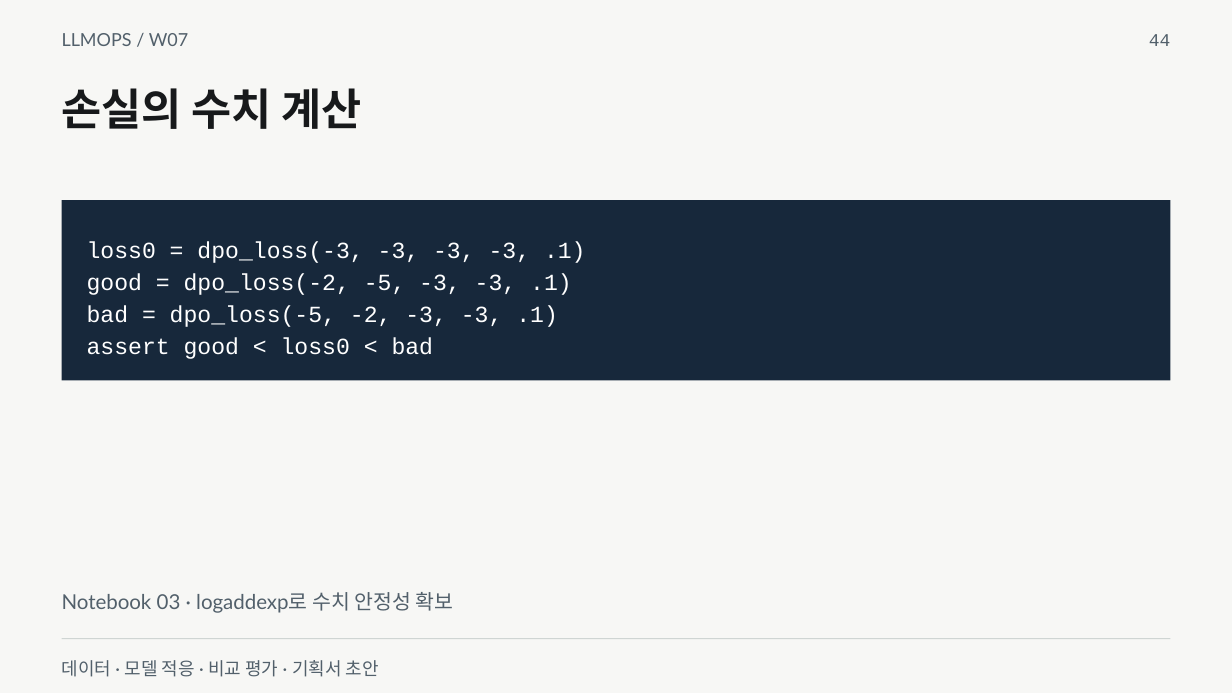
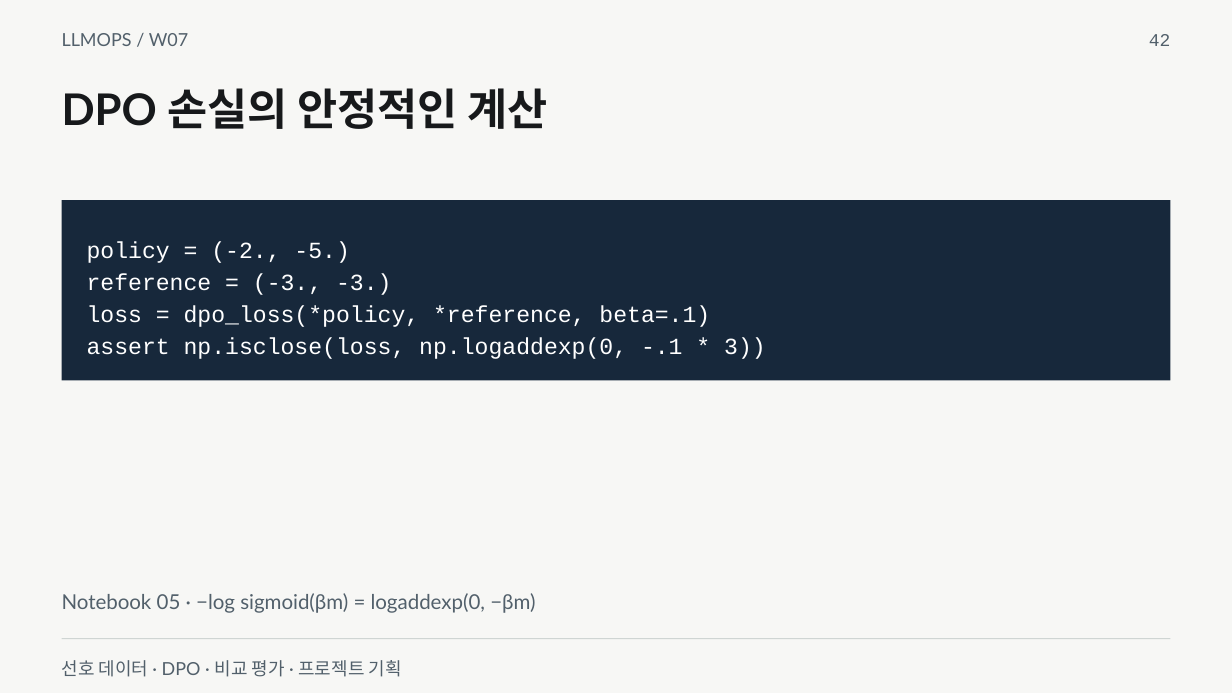
Before and after one commit to smilesjcha/llmops-16week, a slide deck: slide 42 of week07/lecture/07_week7_model_adaptation_project.pptx (slide 44 before the commit). Drawn at 1232x693 pixels with LibreOffice and Linux fonts; fonts in the diff are those of the drawing. Boxes give left, top, right and bottom in pixels: in the first picture for what was removed or moved away, otherwise in the second. Text is boxed around its words. In the diff, an @@ line names an element or a change of style, - is before the commit and + after.

```diff
--- a/week07/lecture/07_week7_model_adaptation_project.pptx
+++ b/week07/lecture/07_week7_model_adaptation_project.pptx
@@ text at [1149, 34, 1171, 46]: text changed @@
-44
+42
@@ text at [62, 88, 548, 129]: text changed @@
-손실의 수치 계산
+DPO 손실의 안정적인 계산
@@ text at [87, 241, 766, 359]: text changed @@
-loss0 = dpo_loss(-3, -3, -3, -3, .1)
-good = dpo_loss(-2, -5, -3, -3, .1)
-bad = dpo_loss(-5, -2, -3, -3, .1)
-assert good < loss0 < bad
+policy = (-2., -5.)
+reference = (-3., -3.)
+loss = dpo_loss(*policy, *reference, beta=.1)
+assert np.isclose(loss, np.logaddexp(0, -.1 * 3))
@@ text at [62, 593, 535, 613]: text changed @@
-Notebook 03 · logaddexp로 수치 안정성 확보
+Notebook 05 · −log sigmoid(βm) = logaddexp(0, −βm)
@@ text at [62, 660, 402, 677]: text changed @@
-데이터 · 모델 적응 · 비교 평가 · 기획서 초안
+선호 데이터 · DPO · 비교 평가 · 프로젝트 기획
```
Also in this commit, not shown: 50 other slides changed, 29 slides added, 26 slides removed, 21 other files.
